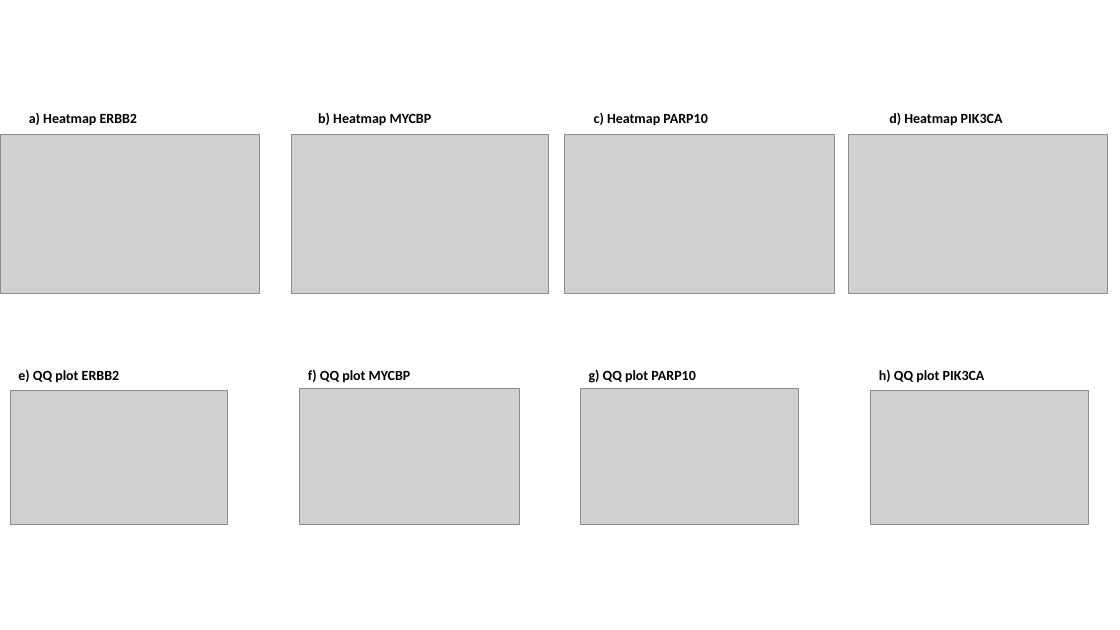
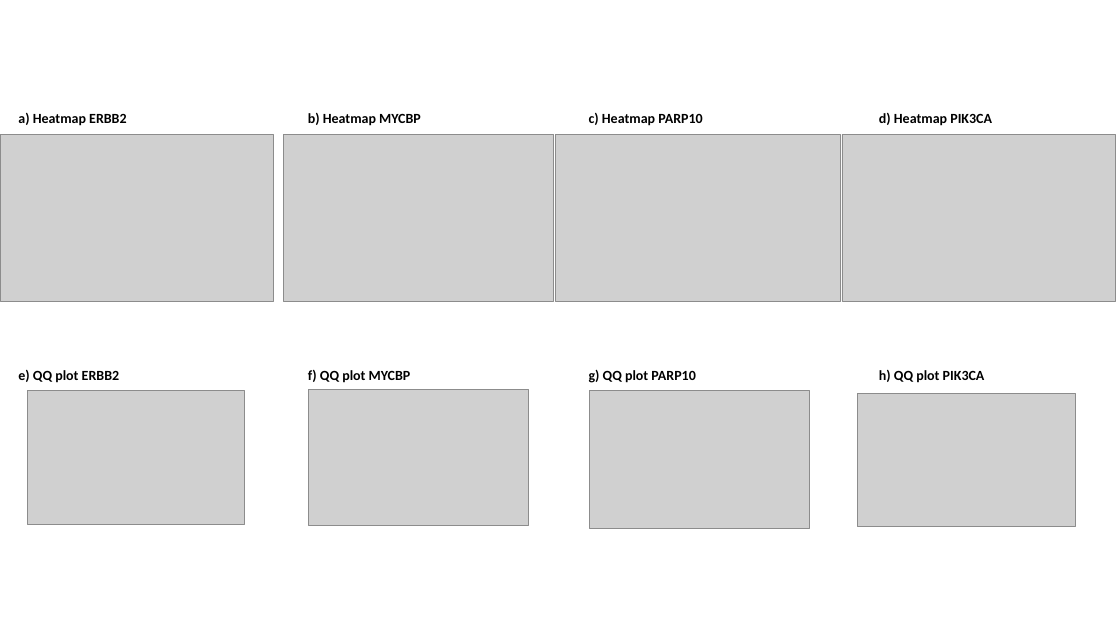
Before and after one commit to datascience-mobi/group-04-project-1-4, a slide deck: slide 1 of File1.odp. Drawn at 1120x630 pixels with LibreOffice and Linux fonts; fonts in the diff are those of the drawing; grey boxes stand for pictures. Boxes give left, top, right and bottom in pixels: in the first picture for what was removed or moved away, otherwise in the second. Text is boxed around its words. In the diff, an @@ line names an element or a change of style, - is before the commit and + after.

```diff
--- a/File1.odp
+++ b/File1.odp
@@ text "c) Heatmap PARP10" moved from (x1=594, y1=113, x2=707, y2=126) to (x1=589, y1=113, x2=702, y2=126) @@
@@ 3 texts moved together from (x1=29, y1=113, x2=1003, y2=126) to (x1=18, y1=113, x2=992, y2=126) @@
@@ picture resized from (x1=0, y1=134, x2=260, y2=293) to (x1=0, y1=134, x2=273, y2=302) @@
@@ picture resized from (x1=292, y1=134, x2=549, y2=293) to (x1=283, y1=134, x2=554, y2=302) @@
@@ picture resized from (x1=565, y1=134, x2=834, y2=293) to (x1=556, y1=134, x2=840, y2=302) @@
@@ picture resized from (x1=849, y1=134, x2=1108, y2=293) to (x1=842, y1=134, x2=1115, y2=302) @@
@@ picture moved from (x1=10, y1=391, x2=228, y2=524) to (x1=28, y1=391, x2=245, y2=524) @@
@@ picture moved from (x1=300, y1=388, x2=520, y2=524) to (x1=308, y1=390, x2=528, y2=526) @@
@@ picture moved from (x1=581, y1=388, x2=798, y2=524) to (x1=589, y1=391, x2=809, y2=528) @@
@@ picture moved from (x1=871, y1=391, x2=1089, y2=524) to (x1=858, y1=393, x2=1075, y2=527) @@
```
Also in this commit, not shown: 1 other file.
